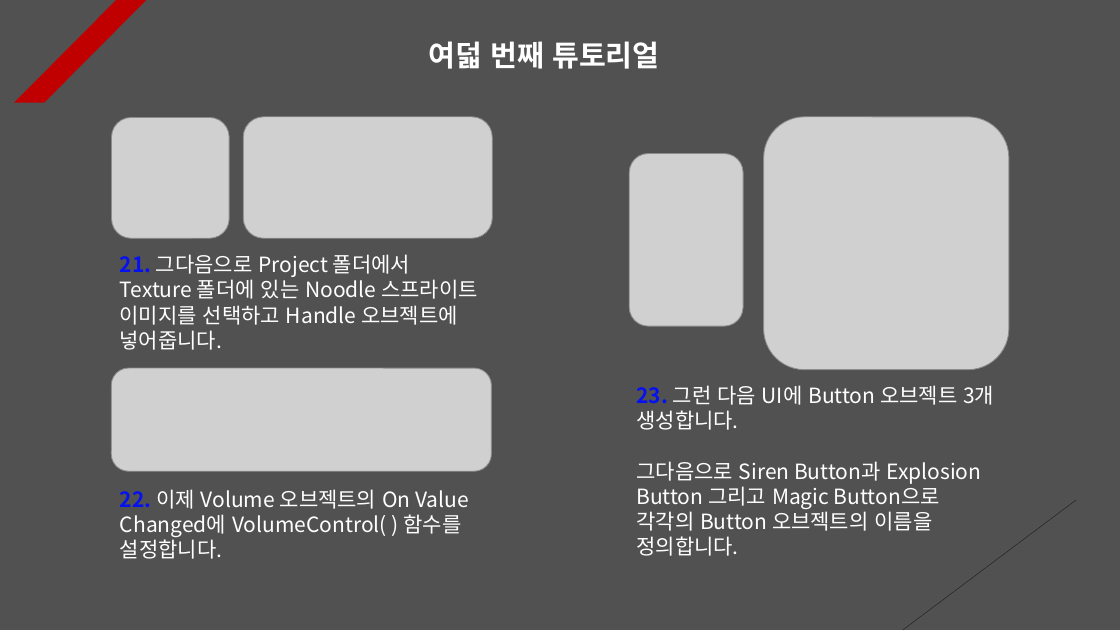
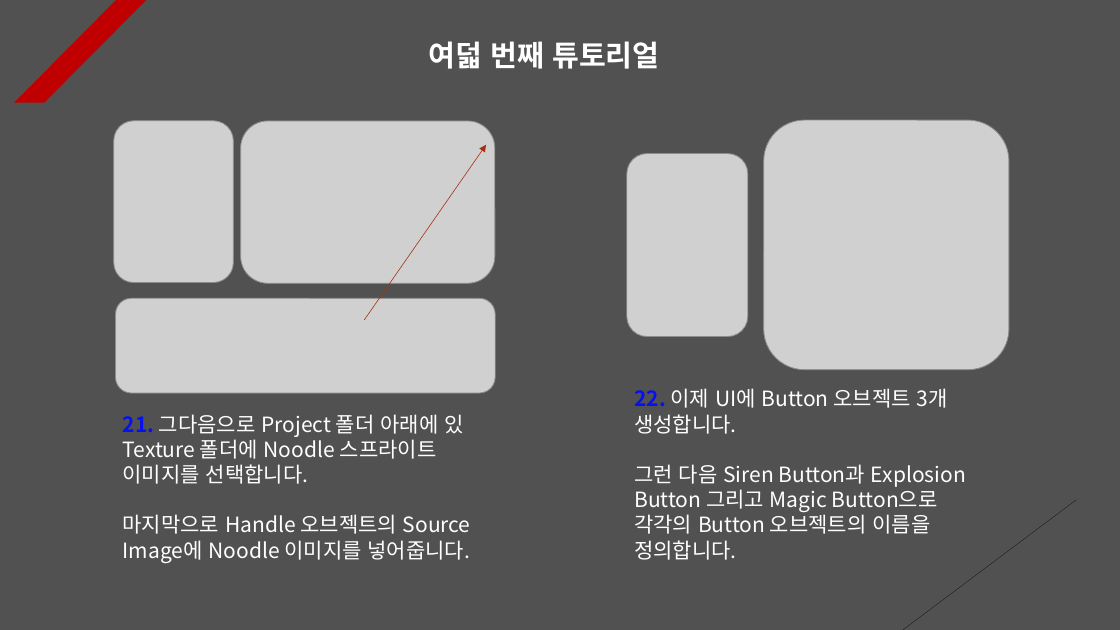
Before and after one commit to Unity2033/3D-UnityEngine, a slide deck: slide 9 of Assets/Class/Sound/PPT Data/Sound Example.pptx. Drawn at 1120x630 pixels with LibreOffice and Linux fonts; fonts in the diff are those of the drawing; grey boxes stand for pictures. Boxes give left, top, right and bottom in pixels: in the first picture for what was removed or moved away, otherwise in the second. Text is boxed around its words. In the diff, an @@ line names an element or a change of style, - is before the commit and + after.

```diff
--- a/Assets/Class/Sound/PPT Data/Sound Example.pptx
+++ b/Assets/Class/Sound/PPT Data/Sound Example.pptx
@@ picture: place and size @@
-picture at box(112, 118, 229, 239)
+picture at box(113, 121, 233, 283)
@@ picture: place and size @@
-picture at box(244, 117, 492, 239)
+picture at box(240, 121, 495, 283)
@@ arrow added from (365, 320) to (486, 145), #A5300F 0.5 pt dashed @@
@@ picture: place and size @@
-picture at box(629, 154, 744, 326)
+picture at box(627, 154, 748, 337)
@@ picture added at box(116, 298, 496, 393) @@
@@ picture removed at box(111, 368, 492, 471) @@
@@ text at box(634, 388, 966, 560): text changed @@
-23. 그런 다음 UI에 Button 오브젝트 3개 생성합니다.
-그다음으로 Siren Button과 Explosion Button 그리고 Magic Button으로 각각의 Button 오브젝트의 이름을 정의합니다.
+22. 이제 UI에 Button 오브젝트 3개 생성합니다.
+그런 다음 Siren Button과 Explosion Button 그리고 Magic Button으로 각각의 Button 오브젝트의 이름을 정의합니다.
@@ text at box(123, 414, 471, 563): text changed @@
-21. 그다음으로 Project 폴더에서 Texture 폴더에 있는 Noodle 스프라이트 이미지를 선택하고 Handle 오브젝트에 넣어줍니다.
+21. 그다음으로 Project 폴더 아래에 있 Texture 폴더에 Noodle 스프라이트 이미지를 선택합니다.
+마지막으로 Handle 오브젝트의 Source Image에 Noodle 이미지를 넣어줍니다.
@@ text removed at box(120, 489, 469, 559) @@
-22. 이제 Volume 오브젝트의 On Value Changed에 VolumeControl( ) 함수를 설정합니다.
```
Also in this commit, not shown: 4 other slides changed, 1 slide added, 4 other files.
